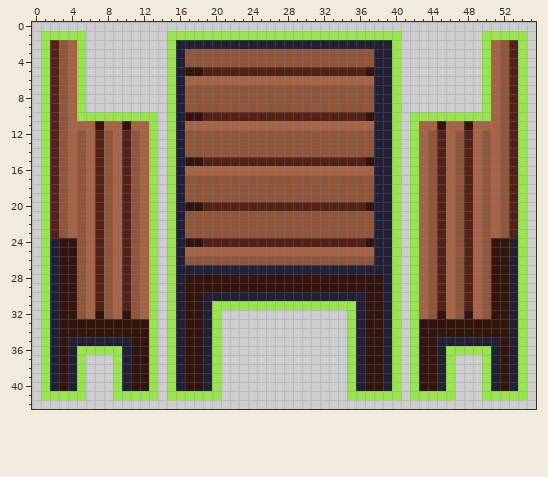
Pixel-art sprite: public/img/table-4-guests-selected.png. The picture above is the old version.
The file is 56x43 pixels.
After the commit:
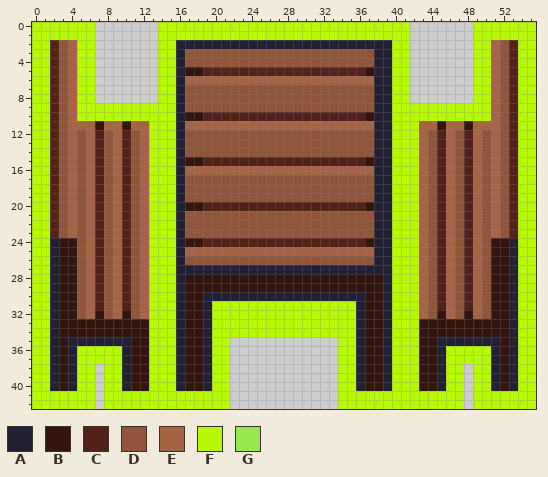
Palette (. is transparent): A #222034  B #33150f  C #522218  D #8f563b  E #a66446  F #b7f900  G #99e550
Diff:
y 0: x 0..6 ....... -> FFFFFFF; x 14..41 ............................ -> FFFFFFFFFFFFFFFFFFFFFFFFFFFF; x 49..55 ....... -> FFFFFFF
y 1: x 0..6 .GGGGG. -> FFFFFFF; x 14..41 .GGGGGGGGGGGGGGGGGGGGGGGGGG. -> FFFFFFFFFFFFFFFFFFFFFFFFFFFF; x 49..55 .GGGGG. -> FFFFFFF
y 2..8: x 0..1 .G -> FF; x 5..6 G. -> FF; x 14..15 .G -> FF; x 40..41 G. -> FF; x 49..50 .G -> FF; x 54..55 G. -> FF
y 9: x 0..1 .G -> FF; x 5..15 G.........G -> FFFFFFFFFFF; x 40..50 G.........G -> FFFFFFFFFFF; x 54..55 G. -> FF
y 10: x 0..1 .G -> FF; x 5..15 GGGGGGGGG.G -> FFFFFFFFFFF; x 40..50 G.GGGGGGGGG -> FFFFFFFFFFF; x 54..55 G. -> FF
y 11..30: x 0..1 .G -> FF; x 13..15 G.G -> FFF; x 40..42 G.G -> FFF; x 54..55 G. -> FF
y 31: x 0..1 .G -> FF; x 13..15 G.G -> FFF; x 20..35 GGGGGGGGGGGGGGGG -> FFFFFFFFFFFFFFFF; x 40..42 G.G -> FFF; x 54..55 G. -> FF
y 32..34: x 0..1 .G -> FF; x 13..15 G.G -> FFF; x 20..35 G..............G -> FFFFFFFFFFFFFFFF; x 40..42 G.G -> FFF; x 54..55 G. -> FF
y 35: x 0..1 .G -> FF; x 13..15 G.G -> FFF; x 20..21 G. -> FF; x 34..35 .G -> FF; x 40..42 G.G -> FFF; x 54..55 G. -> FF
y 36: x 0..1 .G -> FF; x 5..9 GGGGG -> FFFFF; x 13..15 G.G -> FFF; x 20..21 G. -> FF; x 34..35 .G -> FF; x 40..42 G.G -> FFF; x 46..50 GGGGG -> FFFFF; x 54..55 G. -> FF
y 37: x 0..1 .G -> FF; x 5..9 G...G -> FFFFF; x 13..15 G.G -> FFF; x 20..21 G. -> FF; x 34..35 .G -> FF; x 40..42 G.G -> FFF; x 46..50 G...G -> FFFFF; x 54..55 G. -> FF
y 38..40: x 0..1 .G -> FF; x 5..6 G. -> FF; x 8..9 .G -> FF; x 13..15 G.G -> FFF; x 20..21 G. -> FF; x 34..35 .G -> FF; x 40..42 G.G -> FFF; x 46..47 G. -> FF; x 49..50 .G -> FF; x 54..55 G. -> FF
y 41: x 0..6 .GGGGG. -> FFFFFFF; x 8..21 .GGGGG.GGGGGG. -> FFFFFFFFFFFFFF; x 34..47 .GGGGGG.GGGGG. -> FFFFFFFFFFFFFF; x 49..55 .GGGGG. -> FFFFFFF
y 42: x 0..6 ....... -> FFFFFFF; x 8..21 .............. -> FFFFFFFFFFFFFF; x 34..47 .............. -> FFFFFFFFFFFFFF; x 49..55 ....... -> FFFFFFF
Where, in picture pixels (left, top, right, bottom), the same in both pictures:
changed: (32, 22, 536, 409)
